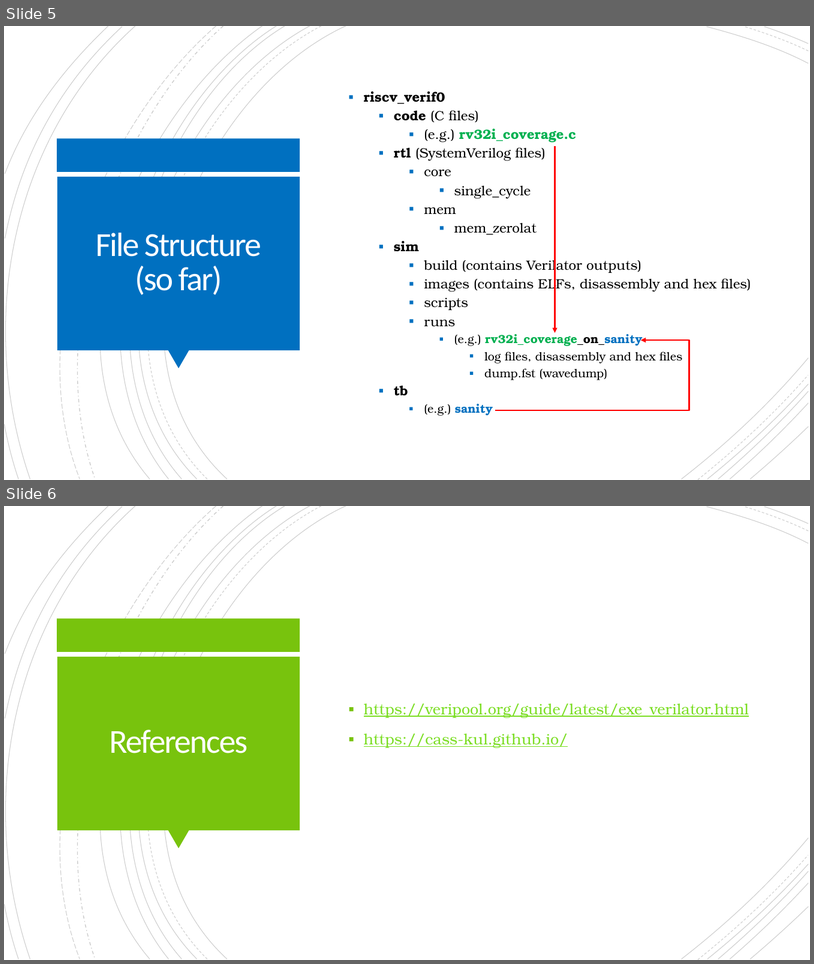
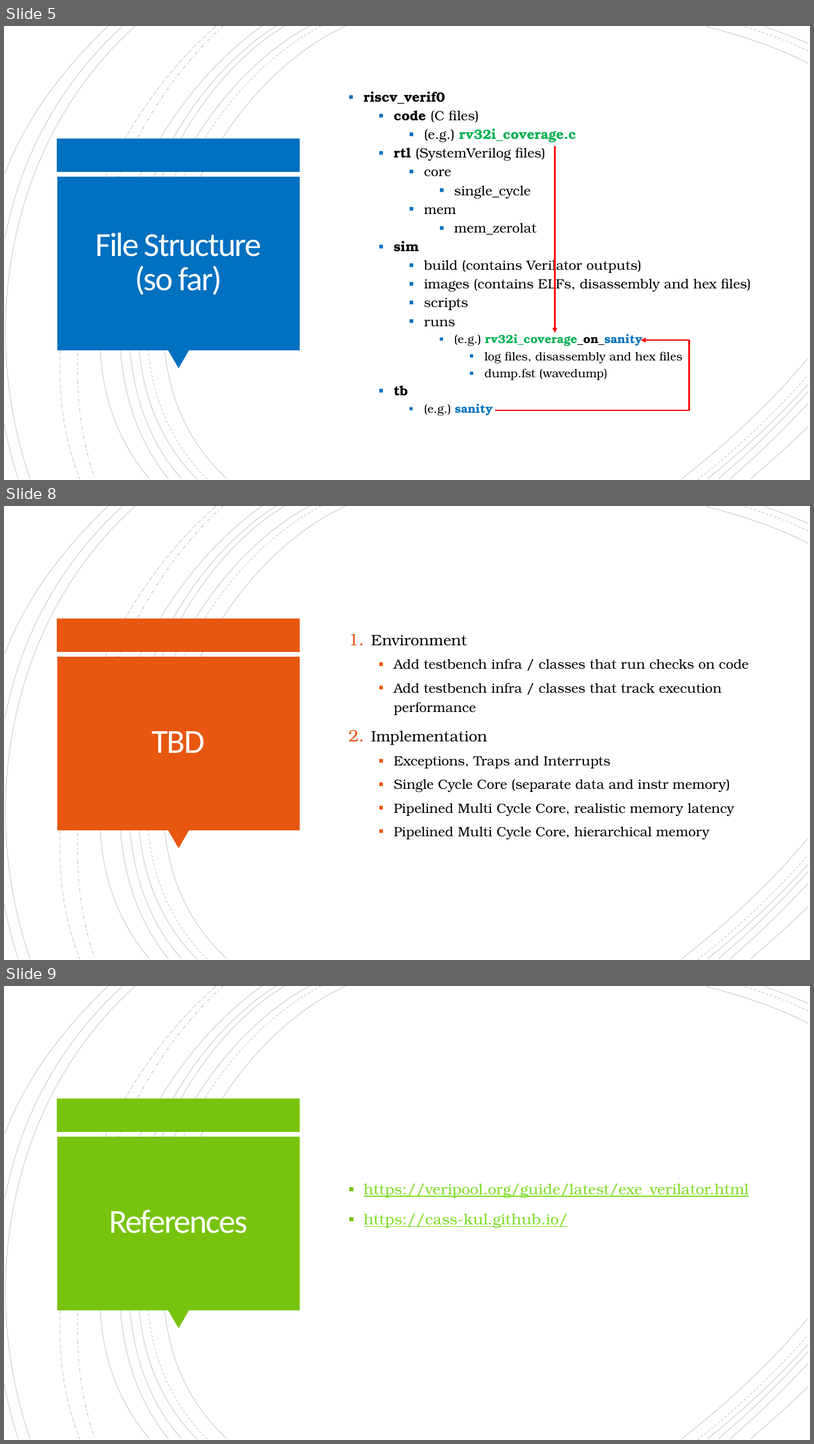
Before and after one commit to mrinav-saxena/riscv_verif0, a slide deck: readme.pptx. Shown one above the other, each under a label of ours: slides 5 and 6 before the commit, slides 5, 8 and 9 after it; the slides between them are not shown. The pictures are 814x964 and 814x1444 pixels, drawn with LibreOffice and Linux fonts; fonts in the diff are those of the drawing. Boxes give left, top, right and bottom in pixels: in the first picture for what was removed or moved away, otherwise in the second. Text is boxed around its words. In the diff, an @@ line names an element or a change of style, - is before the commit and + after.

```diff
--- a/readme.pptx
+++ b/readme.pptx
@@ slide 8 added at (x1=4, y1=506, x2=810, y2=960), background #FFFFFF; not listed: 21 template elements that a slide beside it also shows @@
@@ rectangle added at (x1=57, y1=619, x2=300, y2=652), fill #E75710 @@
@@ text added at (x1=371, y1=634, x2=749, y2=839), 16 pt, text #000000 @@
+1. Environment
+  ▪ Add testbench infra / classes that run checks on code
+  ▪ Add testbench infra / classes that track execution performance
+2. Implementation
+  ▪ Exceptions, Traps and Interrupts
+  ▪ Single Cycle Core (separate data and instr memory)
+  ▪ Pipelined Multi Cycle Core, realistic memory latency
+  ▪ Pipelined Multi Cycle Core, hierarchical memory
@@ rectangle added at (x1=57, y1=657, x2=300, y2=830), fill #E75710 @@
@@ title added at (x1=152, y1=731, x2=205, y2=753), 40 pt, text #FFFEFF @@
+TBD
@@ triangle added at (x1=168, y1=830, x2=189, y2=849), fill #E75710 @@
@@ what was slide 6 is now slide 9 @@
```
Also in this commit, not shown: 2 other slides added, 4 other files.
